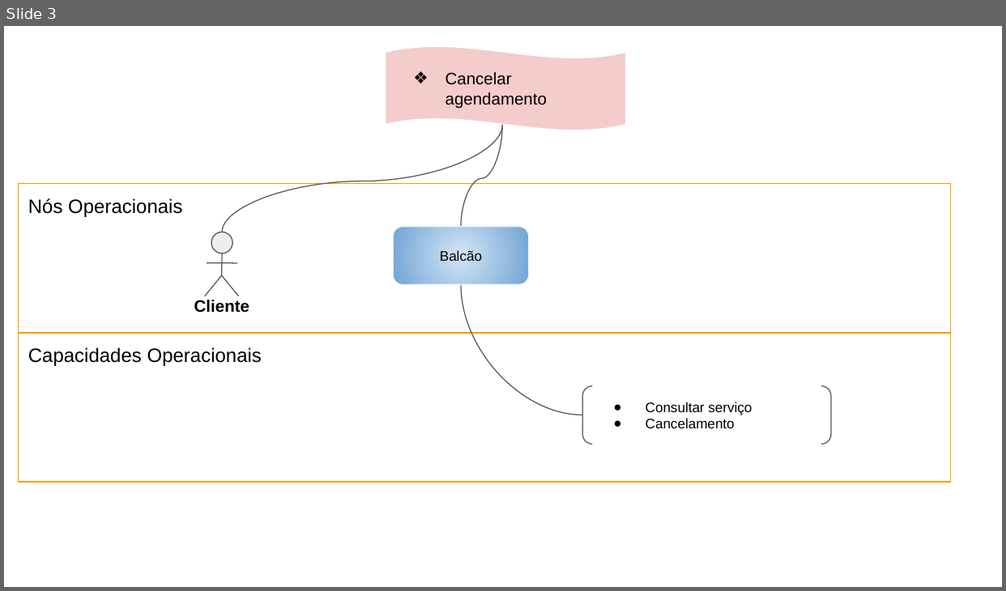
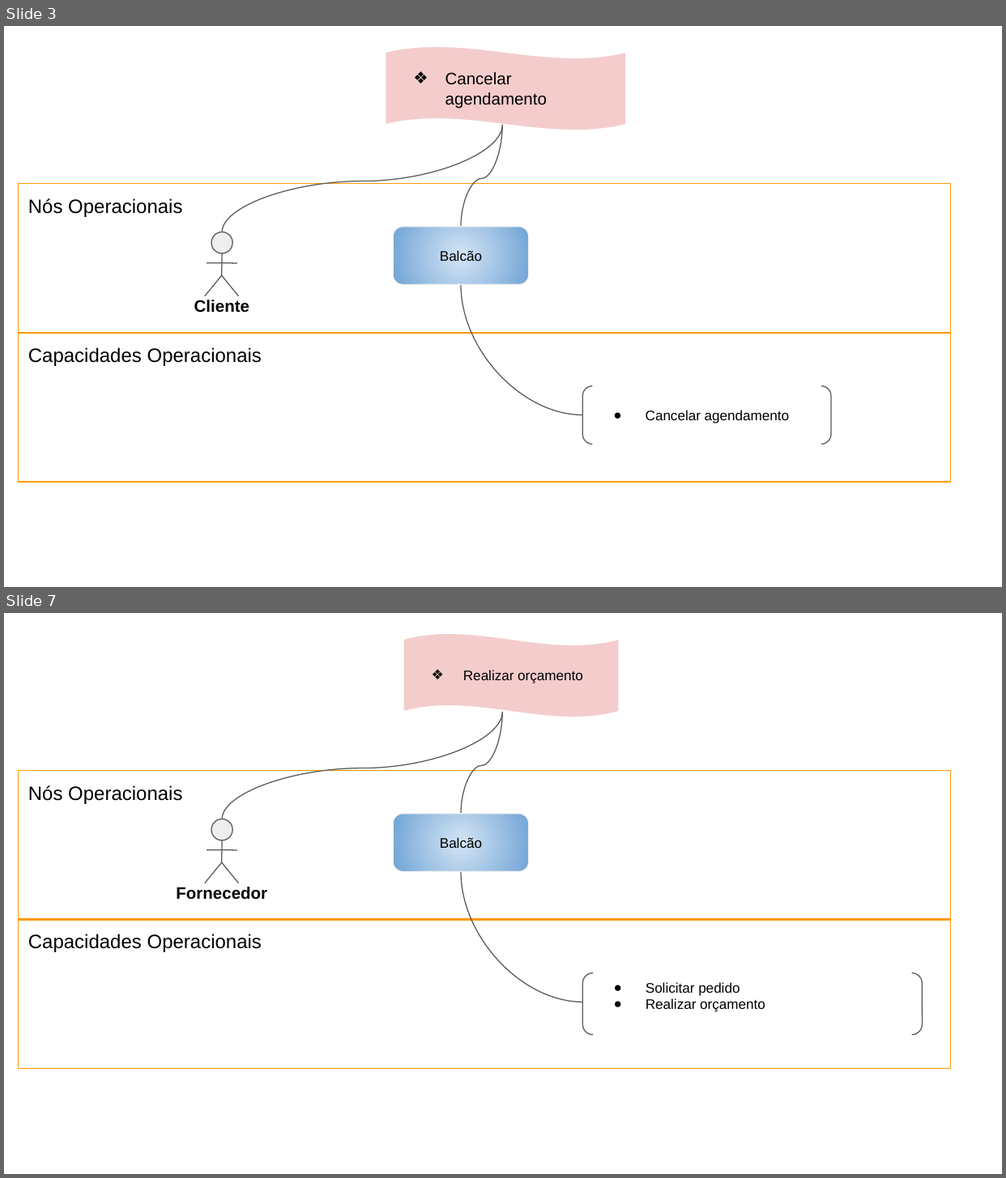
Before and after one commit to caevs/Tcc, a slide deck: 15. Arquitetura de Negócio para cada Cenário.pptx. Shown one above the other, each under a label of ours: slide 3 before the commit, slides 3 and 7 after it; the slides between them are not shown. The pictures are 1006x591 and 1006x1178 pixels, drawn with LibreOffice and Linux fonts; fonts in the diff are those of the drawing. Boxes give left, top, right and bottom in pixels: in the first picture for what was removed or moved away, otherwise in the second. Text is boxed around its words. In the diff, an @@ line names an element or a change of style, - is before the commit and + after.

```diff
--- a/15. Arquitetura de Negócio para cada Cenário.pptx
+++ b/15. Arquitetura de Negócio para cada Cenário.pptx
@@ slide 7 added at [4, 613, 1002, 1174], background #FFFFFF @@
@@ wave added at [403, 633, 619, 717], fill #F4CCCC, outline #FFFFFF 0.75 pt, 10 pt, text #000000 @@
+❖ Realizar orçamento
@@ curved line added from (222, 820) to (502, 712), #595959 0.75 pt @@
@@ curved line added from (461, 814) to (502, 712), #595959 0.75 pt @@
@@ rectangle added at [18, 771, 950, 920], outline #FF9900 0.75 pt, 14 pt, text #000000 @@
+Nós Operacionais
@@ rounded rectangle added at [393, 814, 529, 871], fill gradient #D4E5F5 to #70A4D5, outline #F3F3F3 0.75 pt, 10 pt, text #000000 @@
+Balcão
@@ curved line added from (461, 871) to (583, 1002), #595959 0.75 pt @@
@@ group added at [176, 820, 267, 900]: 4 lines, 1 ellipse, 1 text @@
+Fornecedor
@@ rectangle added at [18, 919, 950, 1069], outline #FF9900 0.75 pt, 14 pt, text #000000 @@
+Capacidades Operacionais
@@ bracket pair added at [583, 973, 922, 1035], outline #595959 0.75 pt, 10 pt, text #000000 @@
+● Solicitar pedido
+● Realizar orçamento
@@ slide 3 changed as well @@
@@ text in bracket pair at [646, 410, 789, 424]: text changed @@
-● Consultar serviço
-● Cancelamento
+● Cancelar agendamento
```
Also in this commit, not shown: 6 other slides changed.
